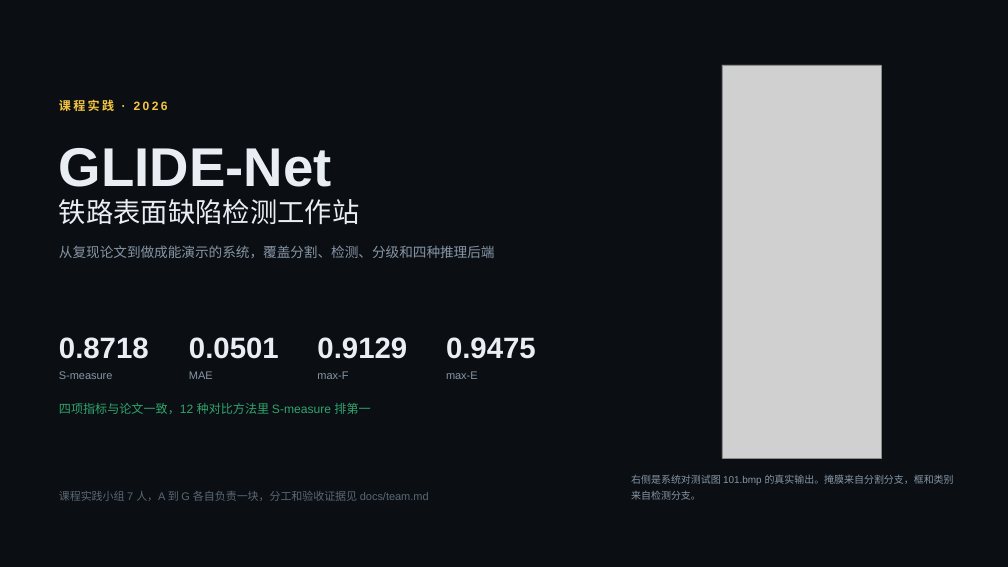
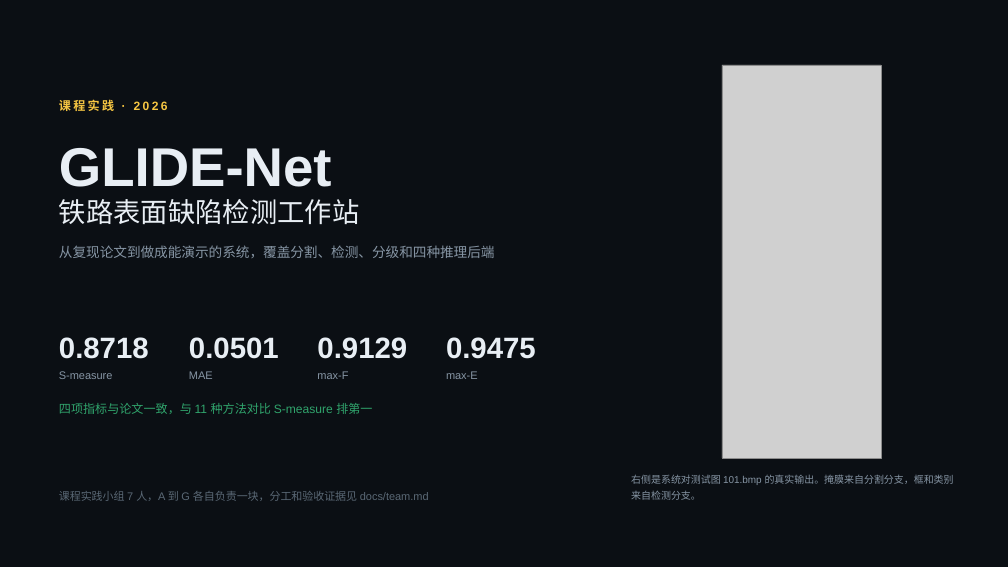
Before and after one commit to relight-developer/GLIDE-Net, a slide deck: slide 1 of docs/slides.pptx. Drawn at 1008x567 pixels with LibreOffice and Linux fonts; fonts in the diff are those of the drawing; grey boxes stand for pictures. Boxes give left, top, right and bottom in pixels: in the first picture for what was removed or moved away, otherwise in the second. Text is boxed around its words. In the diff, an @@ line names an element or a change of style, - is before the commit and + after.

Commit message:
fix(docs): 分级分布图阈值标注避开标题，幻灯片对齐到 11 种对比方法
- make_charts.py：light/medium/severe 的竖排标注原来压在标题基线上，
  下移到柱体上方，severity-dist.png 重新生成
- 幻灯片分级页补齐一张小卡，说明分位数取自真值面积分布，不参与评测指标
- 封面与复现页的“12 种对比方法”改为“11 种对比方法”，与 PR 图标题一致
- 幻灯片里的自检项数同步为 40

```diff
--- a/docs/slides.pptx
+++ b/docs/slides.pptx
@@ text at (59,403,372,414): text changed @@
-四项指标与论文一致，12 种对比方法里 S-measure 排第一
+四项指标与论文一致，与 11 种方法对比 S-measure 排第一
```
Also in this commit, not shown: 2 other slides changed, 3 other files.
